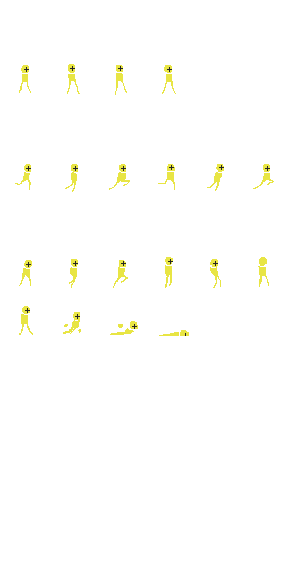
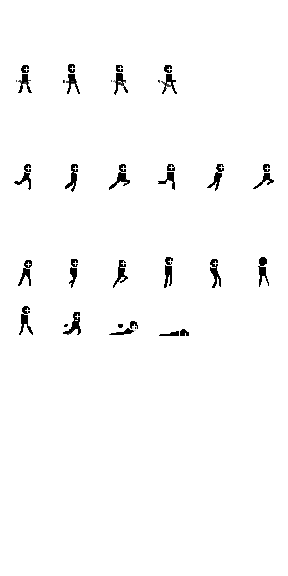
Comparing the layer stacks of the two (288, 576) images. Changes:
painted on "Layer 42" over left=24, top=66, right=270, bottom=336
renamed "Layer 41" to "Layer 43", painted on it over left=14, top=80, right=274, bottom=336
removed layer "Layer 40" over left=25, top=308, right=30, bottom=313
removed layer "Layer 39" over left=213, top=261, right=218, bottom=266
removed layer "Layer 38" over left=168, top=259, right=173, bottom=264
removed layer "Layer 37" over left=121, top=261, right=126, bottom=266
removed layer "Layer 36" over left=73, top=261, right=78, bottom=266
removed layer "Layer 35" over left=26, top=262, right=31, bottom=267
removed layer "Layer 34" over left=265, top=166, right=270, bottom=171
removed layer "Layer 33" over left=219, top=165, right=224, bottom=170
removed layer "Layer 32" over left=169, top=165, right=174, bottom=170
removed layer "Layer 31" over left=121, top=166, right=126, bottom=171
removed layer "Layer 30" over left=73, top=166, right=78, bottom=171
removed layer "Layer 29" over left=26, top=166, right=31, bottom=171
removed layer "Layer 28" over left=167, top=67, right=172, bottom=72
removed layer "Layer 27" over left=118, top=66, right=123, bottom=71
removed layer "Layer 26" over left=70, top=66, right=75, bottom=71
removed layer "Layer 25" over left=24, top=67, right=29, bottom=72
painted on "Layer 24" over left=15, top=64, right=274, bottom=336
